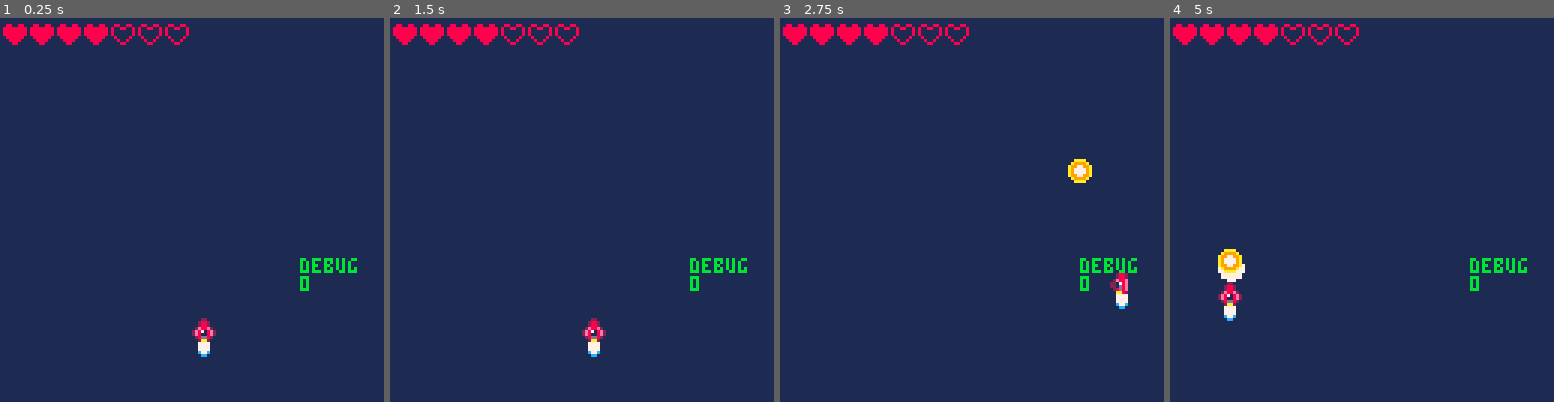
Above: before the commit, frames 1-4 (left to right).
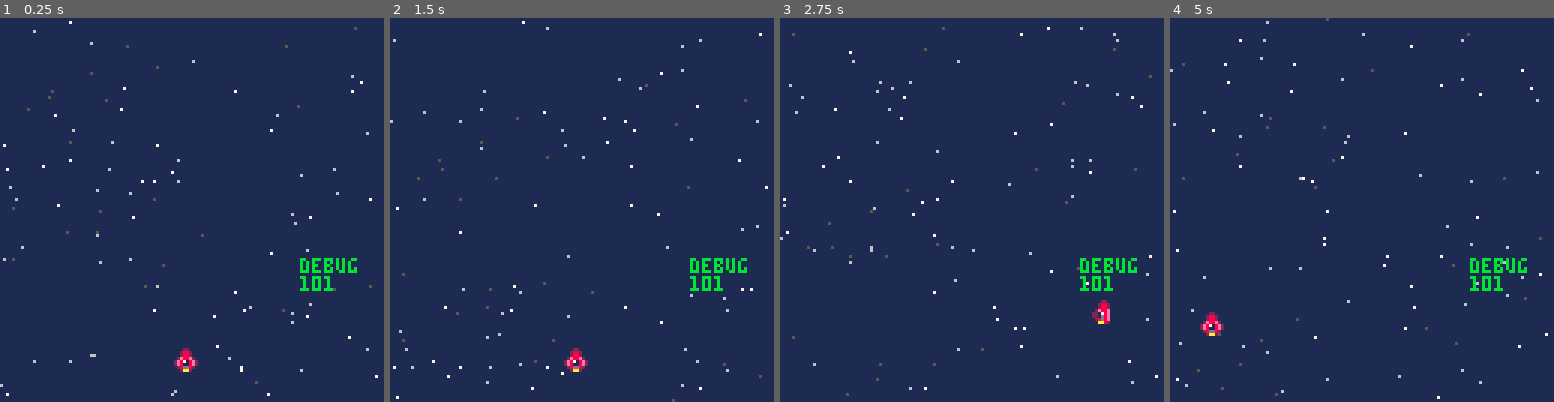
Above: after the commit, the same moments.

Repository: chihirotange/pico8
Game: PICO-8 cartridge shmup/main.p8
The game is run twice, just before and just after one commit, with the same random seed, the same clock (stepped at 60 frames per second) and the same inputs.
Inputs:
- Up to frame 1 (0.25 s): no input
- Up to frame 2 (1.5 s): tap O (Z key) at 0.7 s
- Up to frame 3 (2.75 s): hold Right 1.6-2.1 s; tap O (Z key) at 1.7, 2.1, 2.5 s; hold Up 2.15-2.42 s; hold Right from 2.47 s (still down)
- Up to frame 4 (5 s): tap O (Z key) every 0.4 s from 2.9 to 4.9 s; release Right at 3.03 s; hold Left 3.08-3.58 s; hold Down 3.63-3.97 s; hold Right 4.02-4.68 s; hold Up from 4.73 s (still down)

The runs differ from the first frame. In frame 1, 2.7% of the frame differs, in the area x 0-99%, y 0-99%; in frame 2, 2.7%; in frame 3, 2.9%; in frame 4, 3.1%, in the area x 0-99%, y 0-100%.

Commit message:
refactor + minor updates

Diff:
--- /dev/null
+++ b/shmup/bullet.lua
@@ -0,0 +1,3 @@
+bullet = entity_spr:new({
+
+})
--- a/shmup/main.p8
+++ b/shmup/main.p8
@@ -5,6 +5,7 @@
 #include oop/oop.lua
 #include starfield.lua
 #include enemy.lua
+#include bullet.lua
 #include shmup.lua
 -- #include test.lua
 __gfx__
--- a/shmup/oop/oop.lua
+++ b/shmup/oop/oop.lua
@@ -57,6 +57,7 @@
     }
 )
 
+-- sprite entities
 entity_spr = entity:new
 {
     sprid = 0,
--- a/shmup/shmup.lua
+++ b/shmup/shmup.lua
@@ -1,15 +1,54 @@
 function _init()
-    raw_speed = 2
-    current_x = 0
-    current_y = 0
-    ship_spr = 2
-    ship_current_spr = ship_spr
-    ship_x = 64
-    ship_y = 100
+    -- spaceship
+    spaceship = entity_spr:new(
+        {
+            is_abstract = false,
+            x = 58,
+            y = 110,
+            draw_order = 50,
+            raw_speed = 2,
+            raw_spr = 2,
+            sprid = raw_spr,
+            update = function(_ENV)
+                sprid = raw_spr
 
-    ship_flame_spr = 5
-    current_flame_spr = ship_flame_spr
+                if (current_muzzle_size > 0) then
+                    current_muzzle_size -= muzzle_speed
+                end
+                if btn(0) then
+                    x += -raw_speed
+                    sprid = raw_spr + 1
+                end
+                if btn(1) then
+                    x += raw_speed
+                    sprid = raw_spr - 1
+                end
 
+                if btn(2) then
+                    y += -raw_speed
+                end
+
+                if btn(3) then
+                    y += raw_speed
+                end
+                -- stop when touch edge
+                if (x < 0) then
+                    x = 120
+                end
+
+                if (x > 120) then
+                    x = 0
+                end
+
+                if (y > 120) then
+                    y = 0
+                end
+
+                if (y < 0) then
+                    y = 120
+                end
+            end
+        })
     bull_x = 0
     bull_y = 0
     bull_spr = 16
@@ -32,6 +71,7 @@
     --starfield
     for i = 1, 100 do
         starfield:new({
+            is_abstract = false,
             draw_order = 0,
             x = rnd(127),
             y = rnd(127),
@@ -54,104 +94,40 @@
 end
 
 function _update()
-    current_x = 0
-    current_y = 0
-    ship_current_spr = ship_spr
-
-    if (current_muzzle_size > 0) then
-        current_muzzle_size -= muzzle_speed
-    end
-    if btn(0) then
-        current_x = -raw_speed
-        ship_current_spr = ship_spr + 1
-    end
-    if btn(1) then
-        current_x = raw_speed
-        ship_current_spr = ship_spr - 1
-    end
-
-    if btn(2) then
-        current_y = -raw_speed
-    end
-
-    if btn(3) then
-        current_y = raw_speed
-    end
-
-    if btnp(4) then
-        bull_y = ship_y - 2
-        bull_x = ship_x
-        sfx(0)
-
-        current_muzzle_size = muzzle_size
-    end
-
-    -- update ship position
-    ship_x = ship_x + current_x
-    ship_y = ship_y + current_y
-
-    -- stop when touch edge
-    if (ship_x < 0) then
-        ship_x = 120
-    end
-
-    if (ship_x > 120) then
-        ship_x = 0
-    end
-
-    if (ship_y > 120) then
-        ship_y = 0
-    end
-
-    if (ship_y < 0) then
-        ship_y = 120
-    end
-
-    --update bull position
-    bull_y += bull_speed
-
-    --starfield
-    -- Starfield_Update()
-
-    --entites
-    for ent in all(entites) do
-        ent:update()
-    end
+   entites:update()
 end
 
 function _draw()
     cls(1)
-    spr(ship_current_spr,ship_x,ship_y)
-    -- Starfield_Draw()
+    -- spr(sprid,ship_x,ship_y)
+    -- -- Starfield_Draw()
 
-    --flame
-    current_flame_spr += 1
-    if (current_flame_spr > ship_flame_spr + 4) then
-        current_flame_spr = ship_flame_spr
-    end
-    spr(current_flame_spr,ship_x,ship_y+8)
+    -- --flame
+    -- current_flame_spr += 1
+    -- if (current_flame_spr > ship_flame_spr + 4) then
+    --     current_flame_spr = ship_flame_spr
+    -- end
+    -- spr(current_flame_spr,ship_x,ship_y+8)
 
-    --muzzle
-    if (current_muzzle_size > 0) then
-        circfill(ship_x + 4, ship_y - muzzle_size/3, current_muzzle_size/2, 7)
-    end
+    -- --muzzle
+    -- if (current_muzzle_size > 0) then
+    --     circfill(ship_x + 4, ship_y - muzzle_size/3, current_muzzle_size/2, 7)
+    -- end
 
-    --bullet
-    spr(bull_spr,bull_x,bull_y)
+    -- --bullet
+    -- spr(bull_spr,bull_x,bull_y)
 
-    --lives
-    for i = 0,max_lives - 1 do
-        if current_lives > i then
-            spr(12, 1 + i*9,2)
-        else
-            spr(11, 1 + i *9,2)
-        end
-    end
+    -- --lives
+    -- for i = 0,max_lives - 1 do
+    --     if current_lives > i then
+    --         spr(12, 1 + i*9,2)
+    --     else
+    --         spr(11, 1 + i *9,2)
+    --     end
+    -- end
 
-    --draw all "visible" entities
-    for ent in all(entites) do
-        ent:draw()
-    end
-    debug(100, 80, {count(entites)})
+    -- --draw all "visible" entities
+    entites:draw()
+    debug(100, 80,{count(entites.entities_list)})
 
 end
